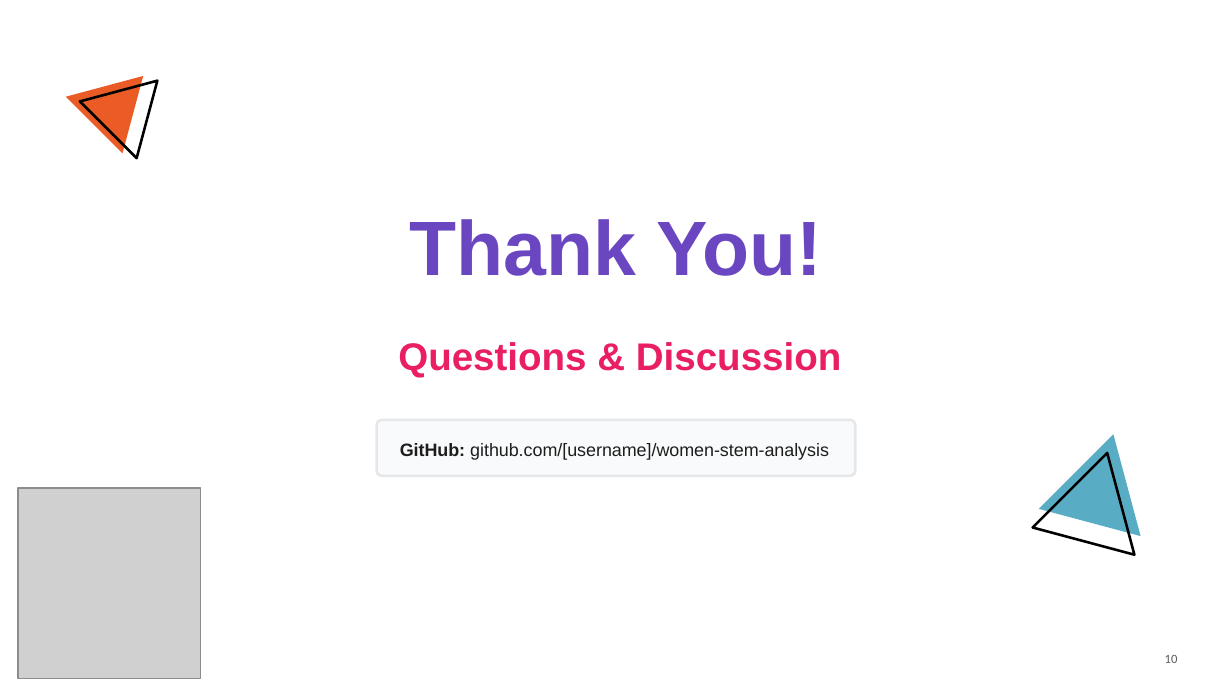
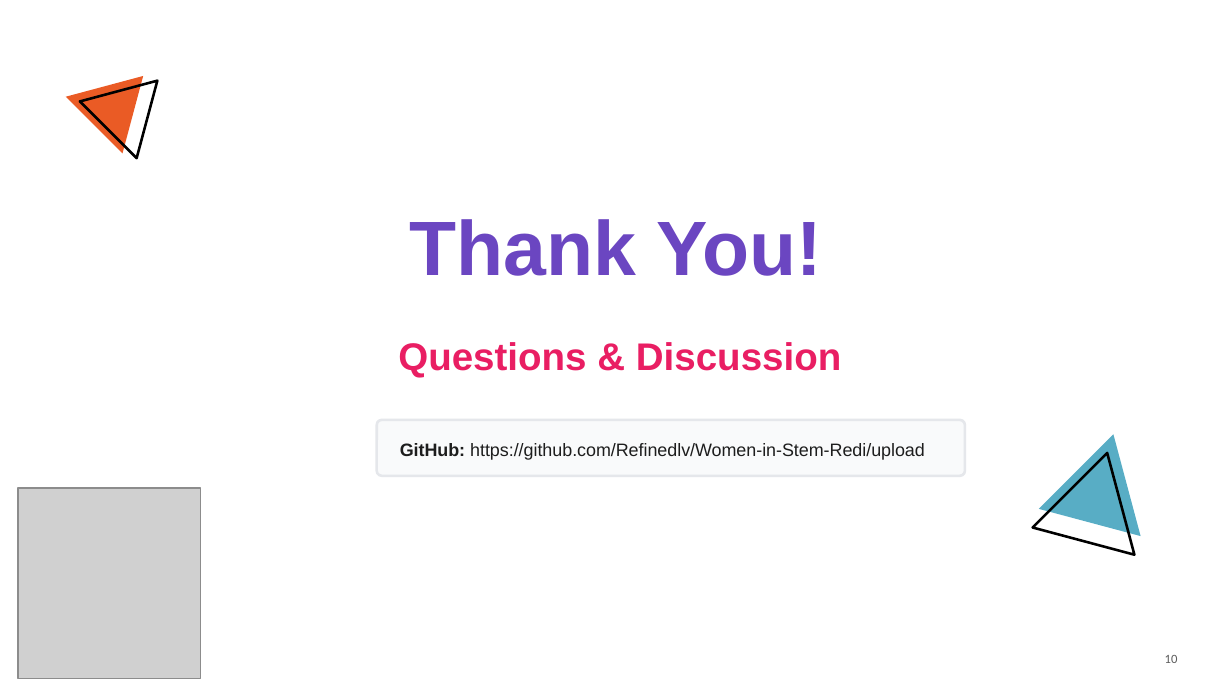
Before and after one commit to Refinedlv/Women-in-Stem-Redi, a slide deck: slide 10 of Redi Project powerpoint.pptx. Drawn at 1232x693 pixels with LibreOffice and Linux fonts; fonts in the diff are those of the drawing; grey boxes stand for pictures; background and template pictures are left out. Boxes give left, top, right and bottom in pixels: in the first picture for what was removed or moved away, otherwise in the second. Text is boxed around its words. In the diff, an @@ line names an element or a change of style, - is before the commit and + after.

```diff
--- a/Redi Project powerpoint.pptx
+++ b/Redi Project powerpoint.pptx
@@ rounded rectangle: place and size @@
-rounded rectangle at box(377, 420, 855, 476)
+rounded rectangle at box(377, 420, 965, 476)
@@ text at box(400, 443, 925, 460): text changed @@
-GitHub: github.com/[username]/women-stem-analysis
+GitHub: https://github.com/Refinedlv/Women-in-Stem-Redi/upload
```
Also in this commit, not shown: 1 other slide changed.
